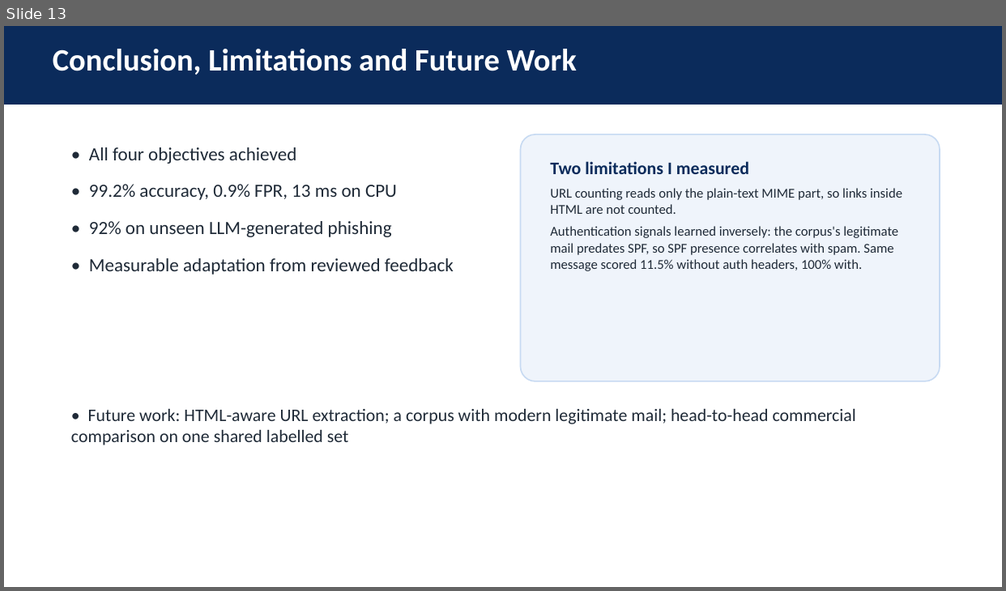
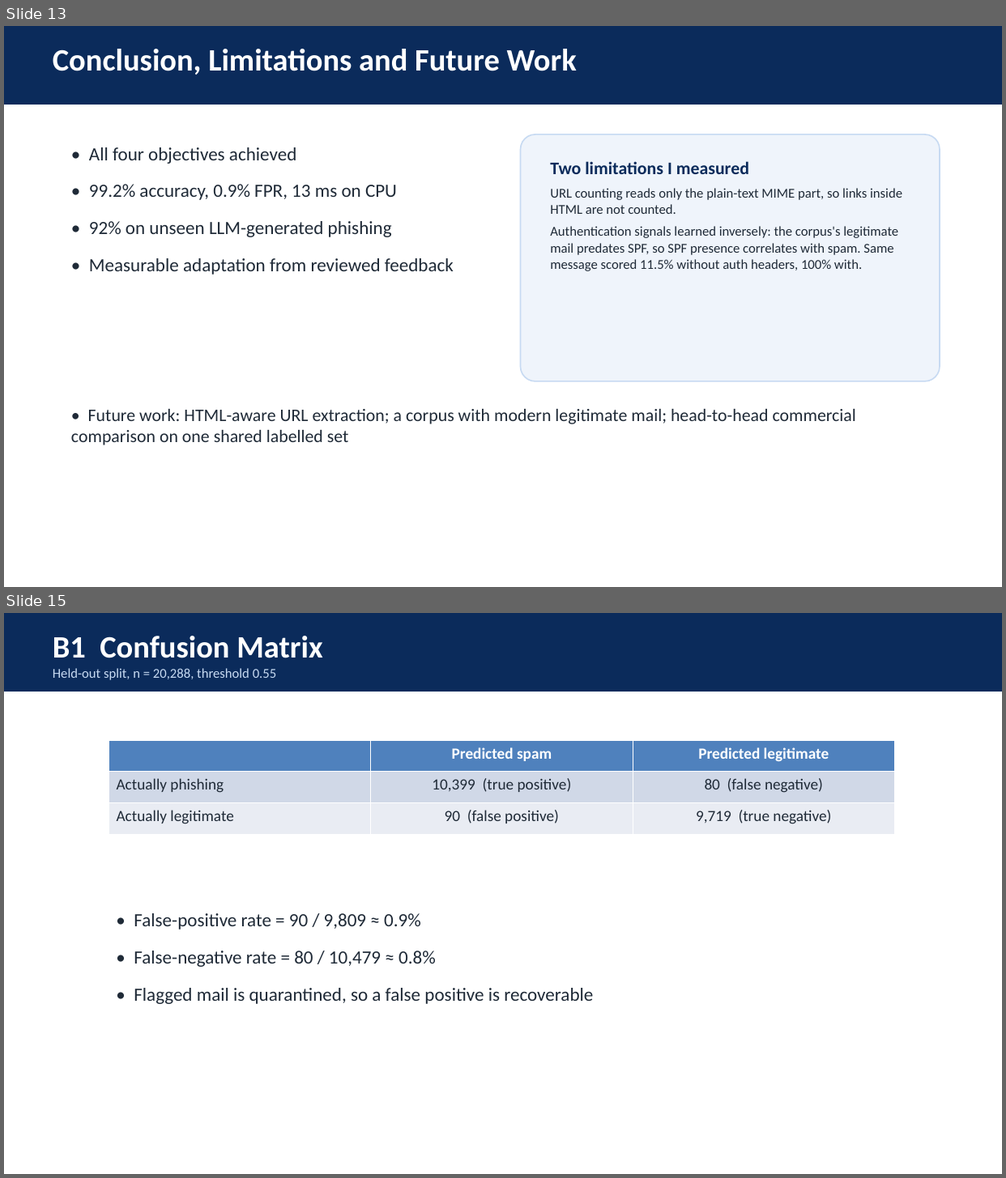
Before and after one commit to leegongyi2004-art/adaptive-email-spam-detection, a slide deck: reports/slides/fyp2_viva.pptx. Shown one above the other, each under a label of ours: slide 13 before the commit, slides 13 and 15 after it; the slides between them are not shown. The pictures are 1006x591 and 1006x1178 pixels, drawn with LibreOffice and Linux fonts; fonts in the diff are those of the drawing. Boxes give left, top, right and bottom in pixels: in the first picture for what was removed or moved away, otherwise in the second. Text is boxed around its words. In the diff, an @@ line names an element or a change of style, - is before the commit and + after.

```diff
--- a/reports/slides/fyp2_viva.pptx
+++ b/reports/slides/fyp2_viva.pptx
@@ slide 15 added at (4,613,1002,1174), background #FFFFFF @@
@@ rectangle added at (4,613,1002,692), fill #0B2B5B @@
@@ text added at (53,636,322,680), 13 pt, text #C7DAF2 @@
+B1 Confusion Matrix
+Held-out split, n = 20,288, threshold 0.55
@@ table added at (108,740,895,835), 3 rows, 3 columns @@
+ | Predicted spam | Predicted legitimate
+Actually phishing | 10,399 (true positive) | 80 (false negative)
+Actually legitimate | 90 (false positive) | 9,719 (true negative)
@@ text added at (134,914,593,1004), 18 pt, text #1F2A37 @@
+• False-positive rate = 90 / 9,809 ≈ 0.9%
+• False-negative rate = 80 / 10,479 ≈ 0.8%
+• Flagged mail is quarantined, so a false positive is recoverable
```
Also in this commit, not shown: 1 slide changed, 6 other slides added, 1 other file.
